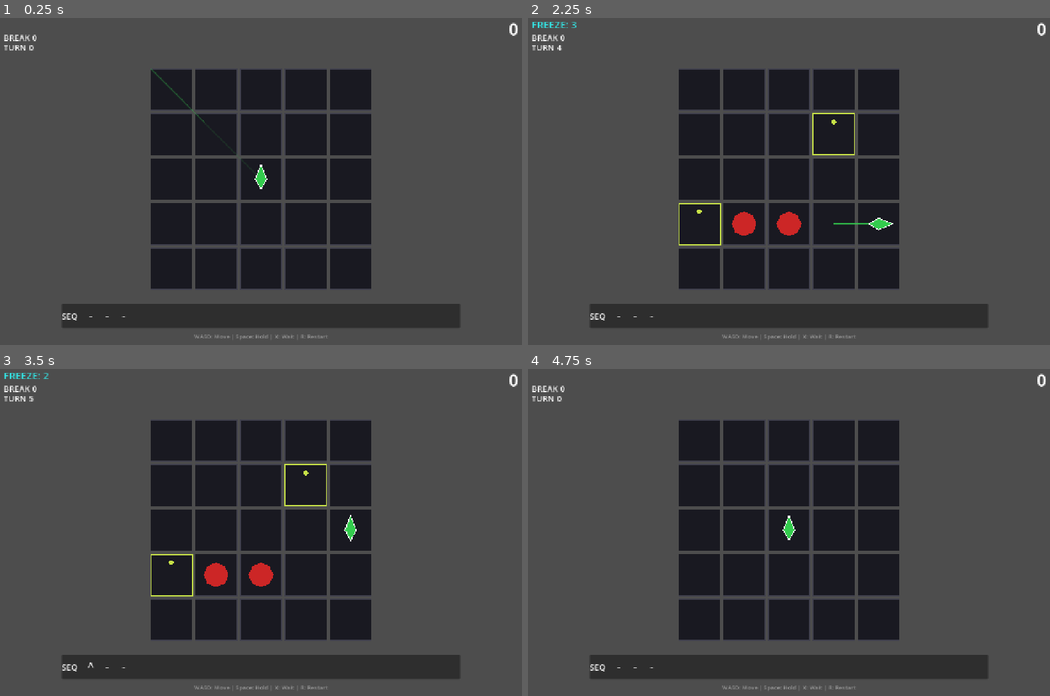
Above: before the commit, frames 1-4 (two rows, left to right).
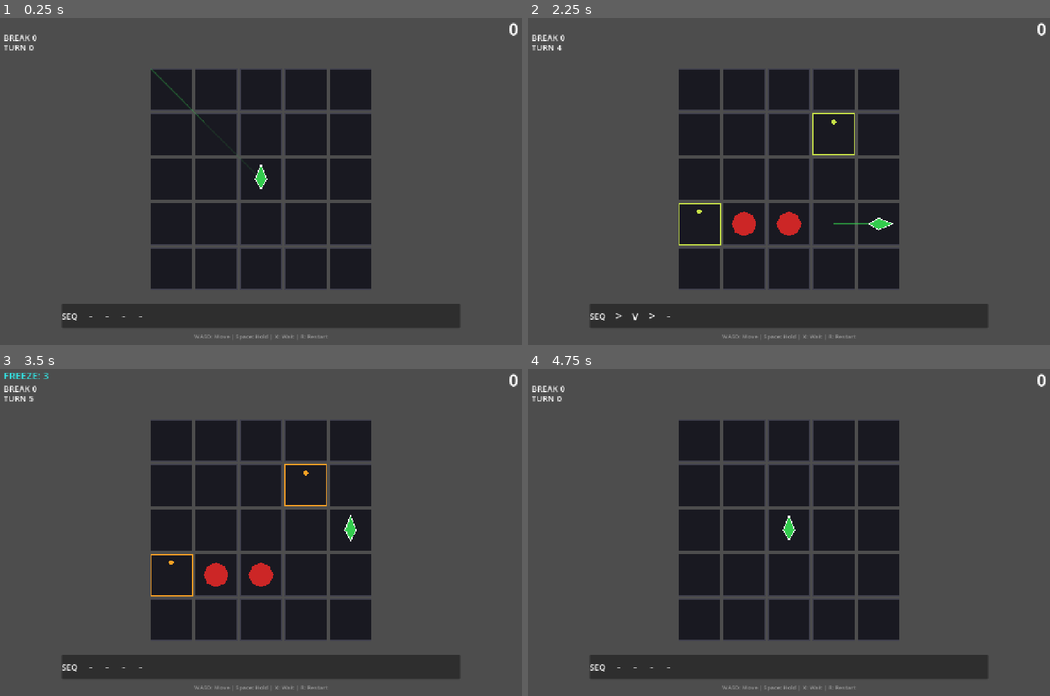
Above: after the commit, the same moments.

Repository: Periodev/DIR_03
Game: Godot game, scene res://scenes/extra_mode/extra_mode.tscn
The game is run twice, just before and just after one commit, with the same random seed, the same clock (stepped at 60 frames per second) and the same inputs. This scene is started directly instead of the project's main scene.
Inputs (mouse positions are in pixels of both pictures, inside the frame that each line leads up to):
- Up to frame 1 (0.25 s): no input
- Up to frame 2 (2.25 s): tap Enter at 0.5 s; move the mouse to (903, 161) at 0.52 s; hold Right (move_right) 0.53-1.28 s; hold X (install_vector) 0.53-1.28 s; click (903, 161) at 0.67 s; tap F5 (reset_level) at 1.25, 2 s; move the mouse to (684, 194) at 1.27 s; hold Down (move_down) 1.28-2.03 s; tap Space (trigger_vector) at 1.35 s; move the mouse to (841, 106) at 2.02 s; hold Right (move_right) from 2.03 s (still down); hold Z (undo_command) from 2.03 s (still down)
- Up to frame 3 (3.5 s): tap F5 (reset_level) at 2.75 s; move the mouse to (234, 597) at 2.77 s; release Right (move_right) at 2.78 s; release Z (undo_command) at 2.78 s; hold Up (move_up) from 2.78 s (still down); tap Enter at 2.85 s; click (234, 597) at 2.92 s
- Up to frame 4 (4.75 s): tap F5 (reset_level) at 3.5, 4.25 s; move the mouse to (950, 581) at 3.52 s; release Up (move_up) at 3.53 s; hold Left (move_left) from 3.53 s (still down); tap Keypad Enter at 3.6 s; move the mouse to (627, 480) at 4.27 s; tap R at 4.35 s

The runs differ from the first frame. In frame 1, less than 0.1% of the frame differs, in the area x 26-28%, y 91-92%; in frame 2, 0.2%; in frame 3, 0.3%, in the area x 8-63%, y 1-92%; in frame 4, less than 0.1%.

Commit message:
Add title-screen EXTRA unlock key and bump PLN sequence slots to 4
F2 on the title screen now calls Campaign.unlock_all_levels(), same
convention as F3 on the classic level select screen. This exposed
that extra_unlocked() never consulted Campaign.all_levels_unlocked
at all (only checked individual level completion), so the unlock
key would have had no visible effect until that read was added.

Also bumps PLN's "seq" from 3 to 4 inventory slots; Inventory and
HUD already size themselves from that value dynamically, so no
other changes were needed.

Updated a static check that had pinned a project.godot comment the
editor's own project-settings rewrite had already dropped.

Co-Authored-By: Claude Sonnet 5 <noreply@anthropic.com>

Diff:
--- a/project.godot
+++ b/project.godot
@@ -21,15 +21,13 @@
 
 [dir]
 
-; campaign: classic level select. single_level: res://levels/level_test.txt.
-;launch_mode="single_level"
 launch_mode="campaign"
+
 [display]
 
 window/size/viewport_width=1280
 window/size/viewport_height=800
 window/stretch/mode="canvas_items"
-window/stretch/aspect="keep"
 
 [input]
 
--- a/scripts/extra_mode/CharacterData.gd
+++ b/scripts/extra_mode/CharacterData.gd
@@ -33,7 +33,7 @@
 
 const CHARACTERS := {
 	"PLN": {
-		"seq":       3,
+		"seq":       4,
 		"has_hold":  false,
 		"has_charge_marker": false,
 		"charge_max": 0,
--- a/scripts/title_screen.gd
+++ b/scripts/title_screen.gd
@@ -91,6 +91,10 @@
 		elif menu_mode == MenuMode.INFO:
 			play_config_action(leave_info)
 		return
+	if is_unlock_extra_key(event):
+		Campaign.unlock_all_levels()
+		queue_redraw()
+		return
 	if menu_mode == MenuMode.CONFIG:
 		handle_config_input(event)
 		return
@@ -353,7 +357,16 @@
 	return key_event.pressed and key_event.keycode == KEY_ESCAPE
 
 
+func is_unlock_extra_key(event: InputEvent) -> bool:
+	if not event is InputEventKey:
+		return false
+	var key_event: InputEventKey = event
+	return key_event.pressed and not key_event.echo and key_event.keycode == KEY_F2
+
+
 func extra_unlocked() -> bool:
+	if Campaign.all_levels_unlocked:
+		return true
 	for area_value in Campaign.AREAS.values():
 		var area: Dictionary = area_value
 		var levels: Array = area["levels"]
Not shown, changed: tools/verify_v11_static.ps1
